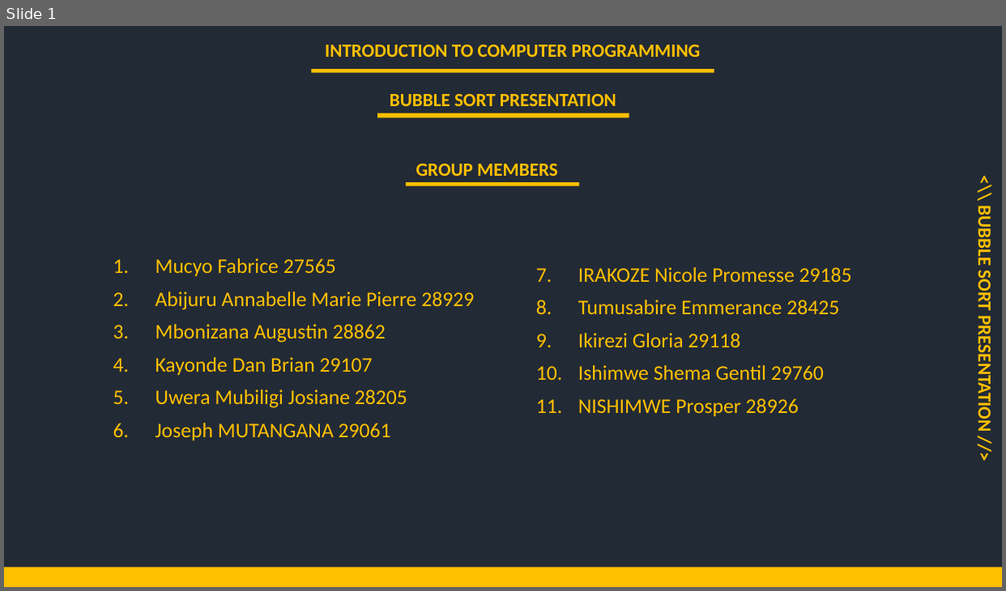
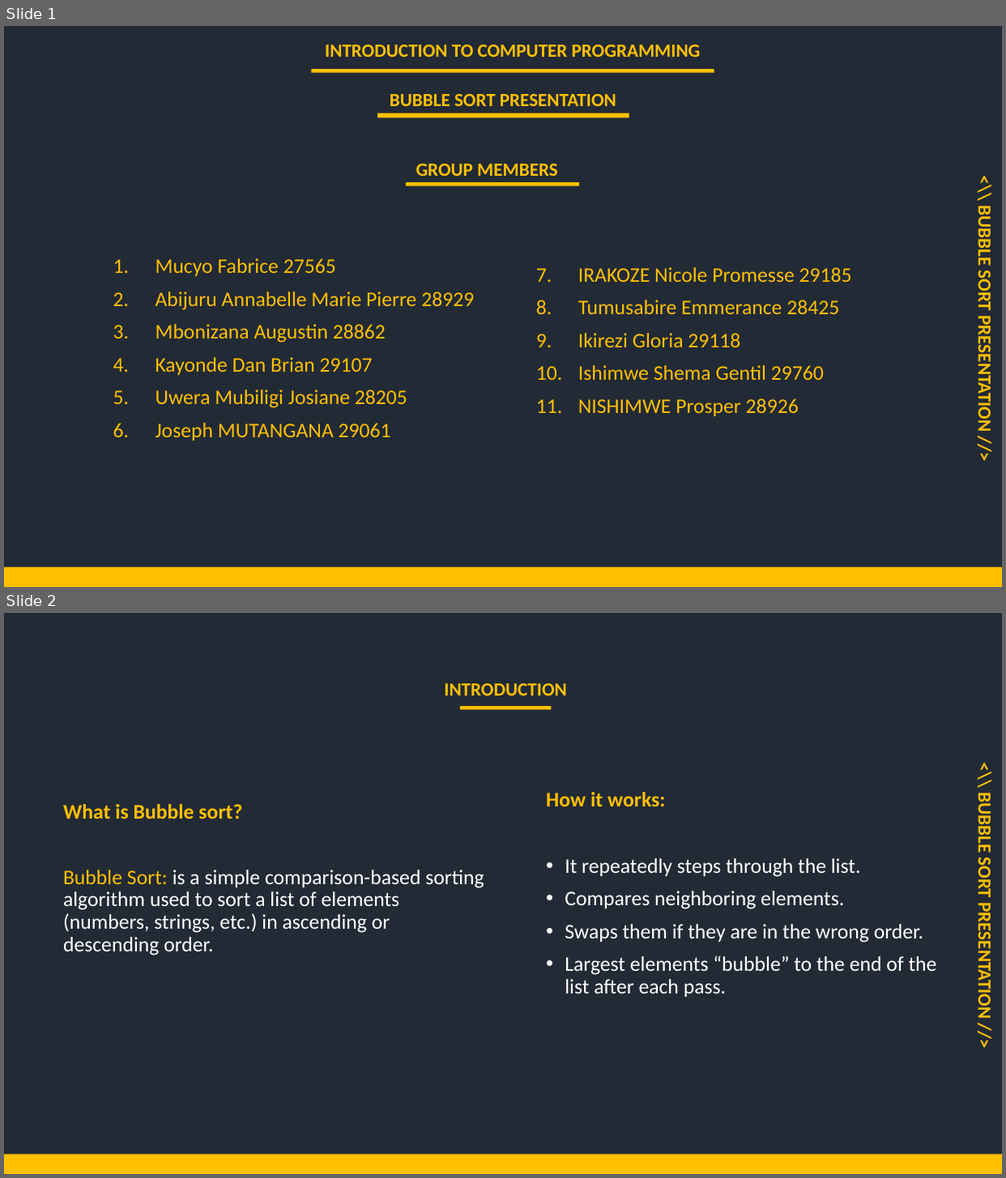
Before and after one commit to mutanganajoseph/Documents, a slide deck: auca/Sem-3/ICP/Assignment/Solution/Group4_Bubble_Sort_Presentation.pptx. Shown one above the other, each under a label of ours: slide 1 before the commit, slides 1 and 2 after it. The pictures are 1006x591 and 1006x1178 pixels, drawn with LibreOffice and Linux fonts; fonts in the diff are those of the drawing. Boxes give left, top, right and bottom in pixels: in the first picture for what was removed or moved away, otherwise in the second. Text is boxed around its words. In the diff, an @@ line names an element or a change of style, - is before the commit and + after.

```diff
--- a/auca/Sem-3/ICP/Assignment/Solution/Group4_Bubble_Sort_Presentation.pptx
+++ b/auca/Sem-3/ICP/Assignment/Solution/Group4_Bubble_Sort_Presentation.pptx
@@ slide 2 added at (4,613,1002,1174), background #222A35 @@
@@ text added at (444,683,567,696), 18 pt, text #FFC000, bold @@
+INTRODUCTION
@@ rectangle added at (460,706,552,709), fill #FFC000 @@
@@ text added at (546,792,937,997), 20 pt, text #FFFFFF @@
+How it works:
+• It repeatedly steps through the list.
+• Compares neighboring elements.
+• Swaps them if they are in the wrong order.
+• Largest elements “bubble” to the end of the list after each pass.
@@ text added at (974,798,996,1016), 18 pt, text #FFC000, bold @@
+<\\ BUBBLE SORT PRESENTATION //>
@@ text added at (63,870,484,956), 20 pt, text #FFFFFF @@
+What is Bubble sort?
+Bubble Sort: is a simple comparison-based sorting algorithm used to sort a list of elements (numbers, strings, etc.) in ascending or descending order.
@@ rectangle added at (4,1154,1002,1174), fill #FFC000 @@
```
Also in this commit, not shown: 3 slides changed, 10 other slides added, 2 other files.
